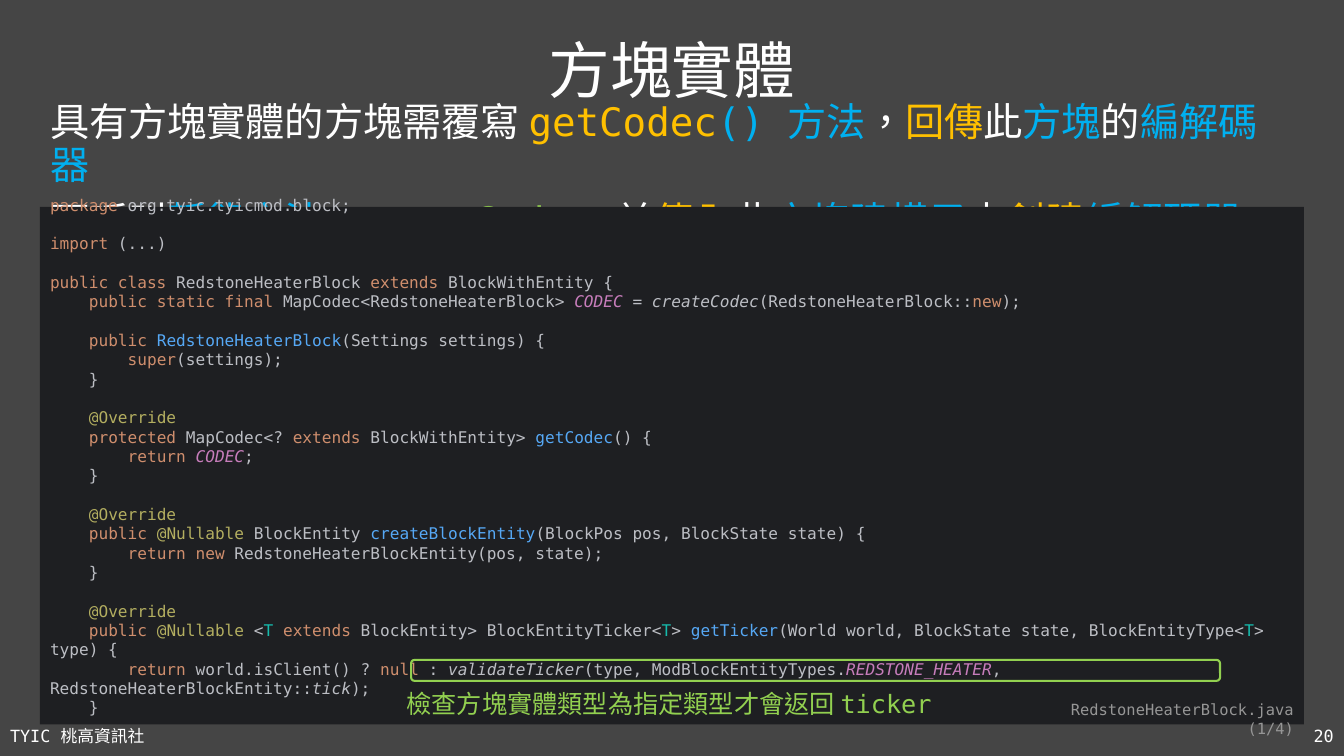
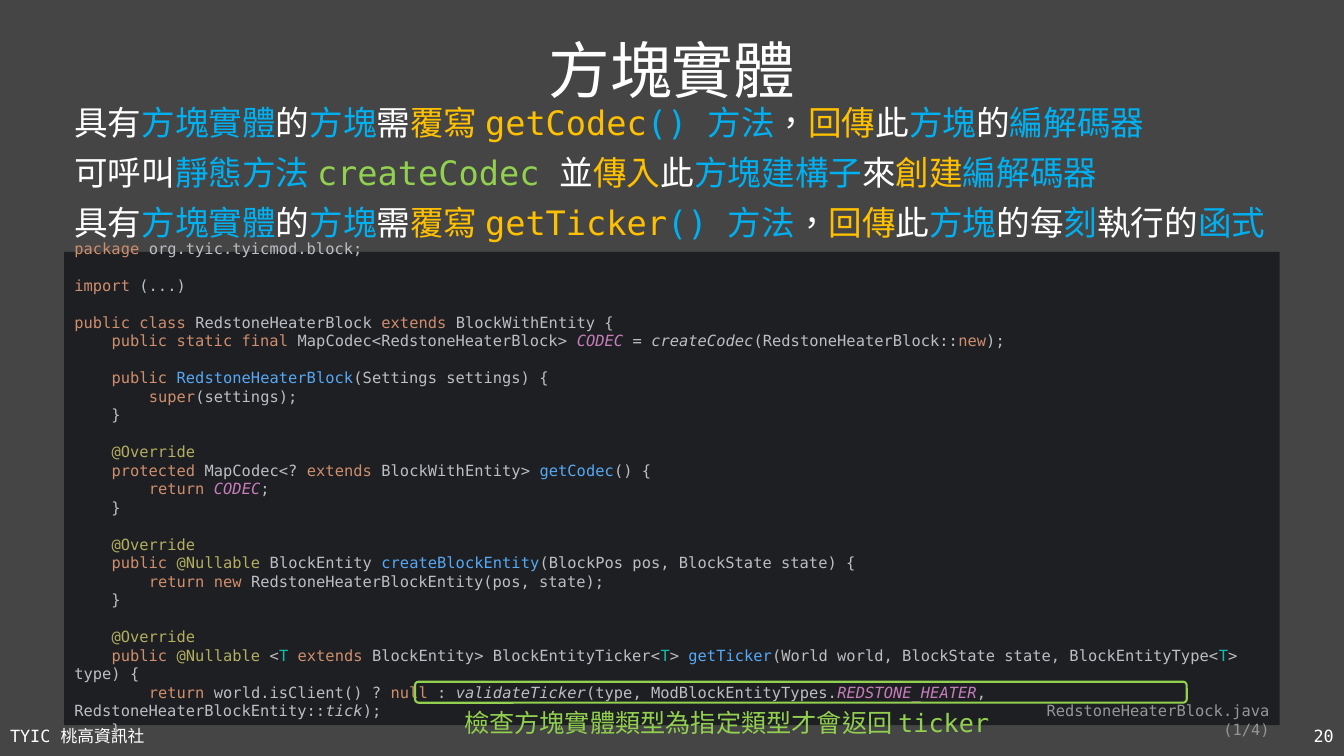
Before and after one commit to TYSHIC/slides, a slide deck: slide 20 of ppt/54_Java 專案：NBT.pptx. Drawn at 1344x756 pixels with LibreOffice and Linux fonts; fonts in the diff are those of the drawing. Boxes give left, top, right and bottom in pixels: in the first picture for what was removed or moved away, otherwise in the second. Text is boxed around its words. In the diff, an @@ line names an element or a change of style, - is before the commit and + after.

```diff
--- a/ppt/54_Java 專案：NBT.pptx
+++ b/ppt/54_Java 專案：NBT.pptx
@@ text "具有方塊實體的方塊需覆寫 getCodec() 方法，回傳此方塊的編解碼器": place and size @@
-text "具有方塊實體的方塊需覆寫 getCodec() 方法，回傳此方塊的編解碼器" at [50,96,1258,246]
+text "具有方塊實體的方塊需覆寫 getCodec() 方法，回傳此方塊的編解碼器" at [74,106,1266,245]
@@ text at [74,106,1145,188]: size 28 to 24 pt in "具有方塊實體的方塊需覆寫 getCodec() 方法，回傳此方塊的編解碼器", "可呼叫靜態方法 createCodec 並傳入此方塊建構子來創建編解碼器"; text colour #FFFFFF to #00B0F0, text colour #FFFFFF to #FFC000 in "具有方塊實體的方塊需覆寫" @@
@@ text at [74,206,1266,245]: paragraph added @@
+具有方塊實體的方塊需覆寫 getTicker() 方法，回傳此方塊的每刻執行的函式
@@ rectangle "package org.tyic.tyicmod.block; import (...) public ...": place and size @@
-rectangle "package org.tyic.tyicmod.block; import (...) public ..." at [40,207,1305,724]
+rectangle "package org.tyic.tyicmod.block; import (...) public ..." at [65,252,1280,726]
@@ rectangle "package org.tyic.tyicmod.block; import (...) public ..." at [65,252,1280,726]: size 11.5 to 11 pt @@
@@ rounded rectangle: place and size @@
-rounded rectangle at [411,660,1221,682]
+rounded rectangle at [415,682,1188,703]
@@ text "檢查方塊實體類型為指定類型才會返回 ticker": place and size @@
-text "檢查方塊實體類型為指定類型才會返回 ticker" at [407,692,932,715]
+text "檢查方塊實體類型為指定類型才會返回 ticker" at [464,711,989,734]
@@ text "RedstoneHeaterBlock.java (1/4)": place and size @@
-text "RedstoneHeaterBlock.java (1/4)" at [1071,703,1294,736]
+text "RedstoneHeaterBlock.java (1/4)" at [1047,703,1270,737]
```
Also in this commit, not shown: 2 other slides changed, 3 slides added, 1 slide removed, 10 other files.
